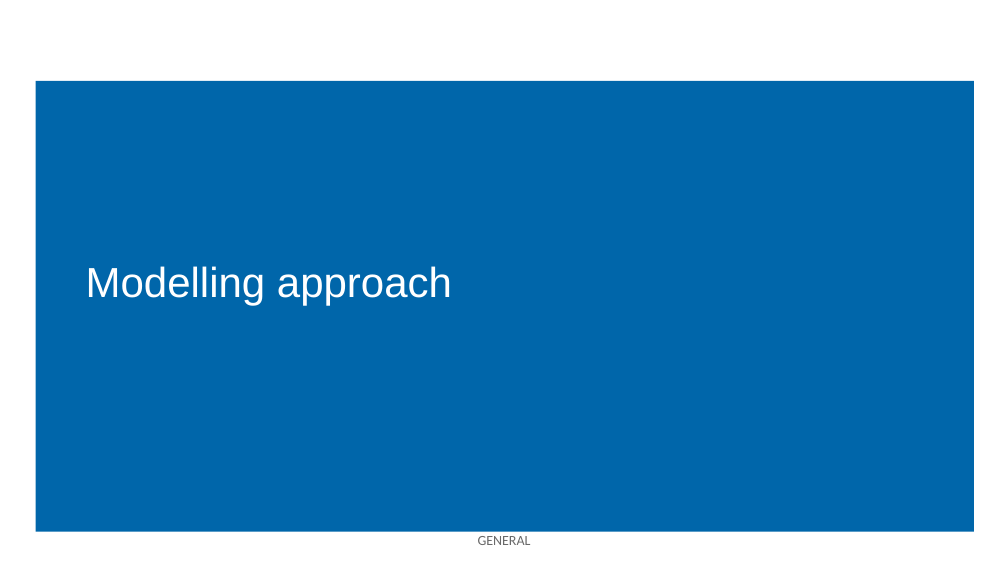
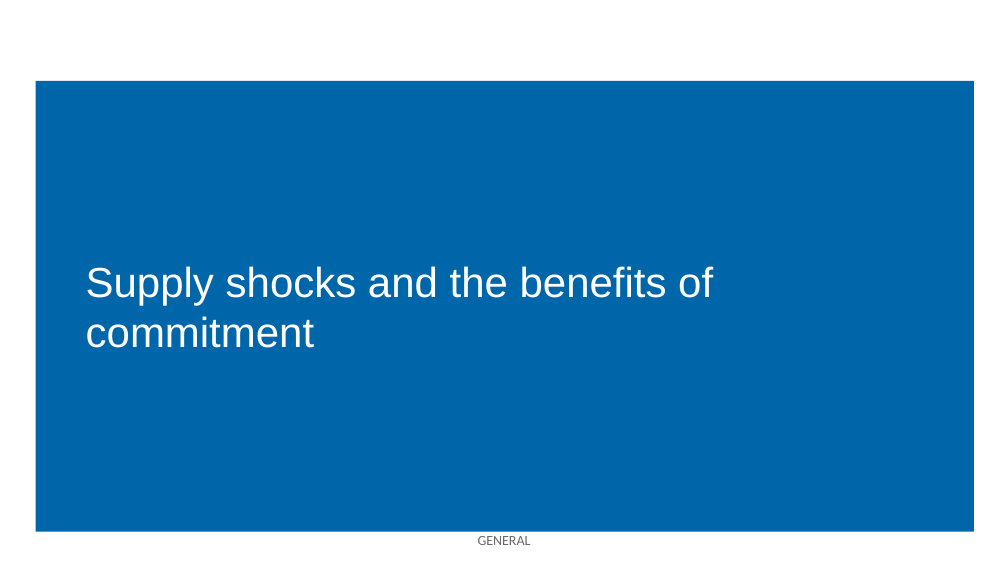
Before and after one commit to Zjub/TVHENZ, a slide deck: slide 24 of MF coordination/SI_game/RBA Coffee Monetary and Fiscal Policy Coordination.pptx (slide 23 before the commit). Drawn at 1008x567 pixels with LibreOffice and Linux fonts; fonts in the diff are those of the drawing; background and template pictures are left out. Boxes give left, top, right and bottom in pixels: in the first picture for what was removed or moved away, otherwise in the second. Text is boxed around its words. In the diff, an @@ line names an element or a change of style, - is before the commit and + after.

```diff
--- a/MF coordination/SI_game/RBA Coffee Monetary and Fiscal Policy Coordination.pptx
+++ b/MF coordination/SI_game/RBA Coffee Monetary and Fiscal Policy Coordination.pptx
@@ title at <box>86,266,713,348</box>: text changed @@
-Modelling approach
+Supply shocks and the benefits of commitment
```
Also in this commit, not shown: 14 other slides changed, 4 slides added, 1 slide removed, 7 other files.
